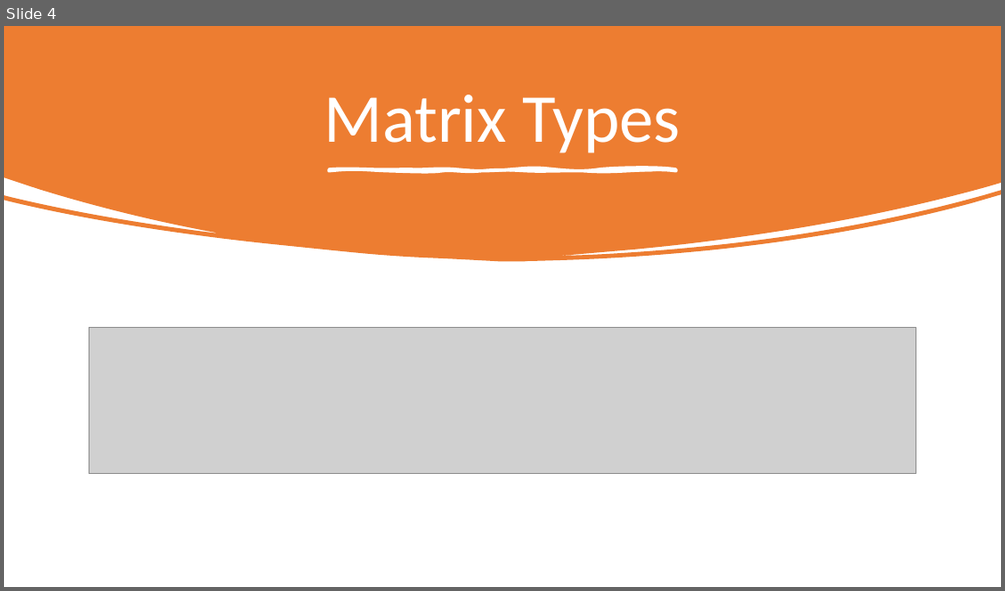
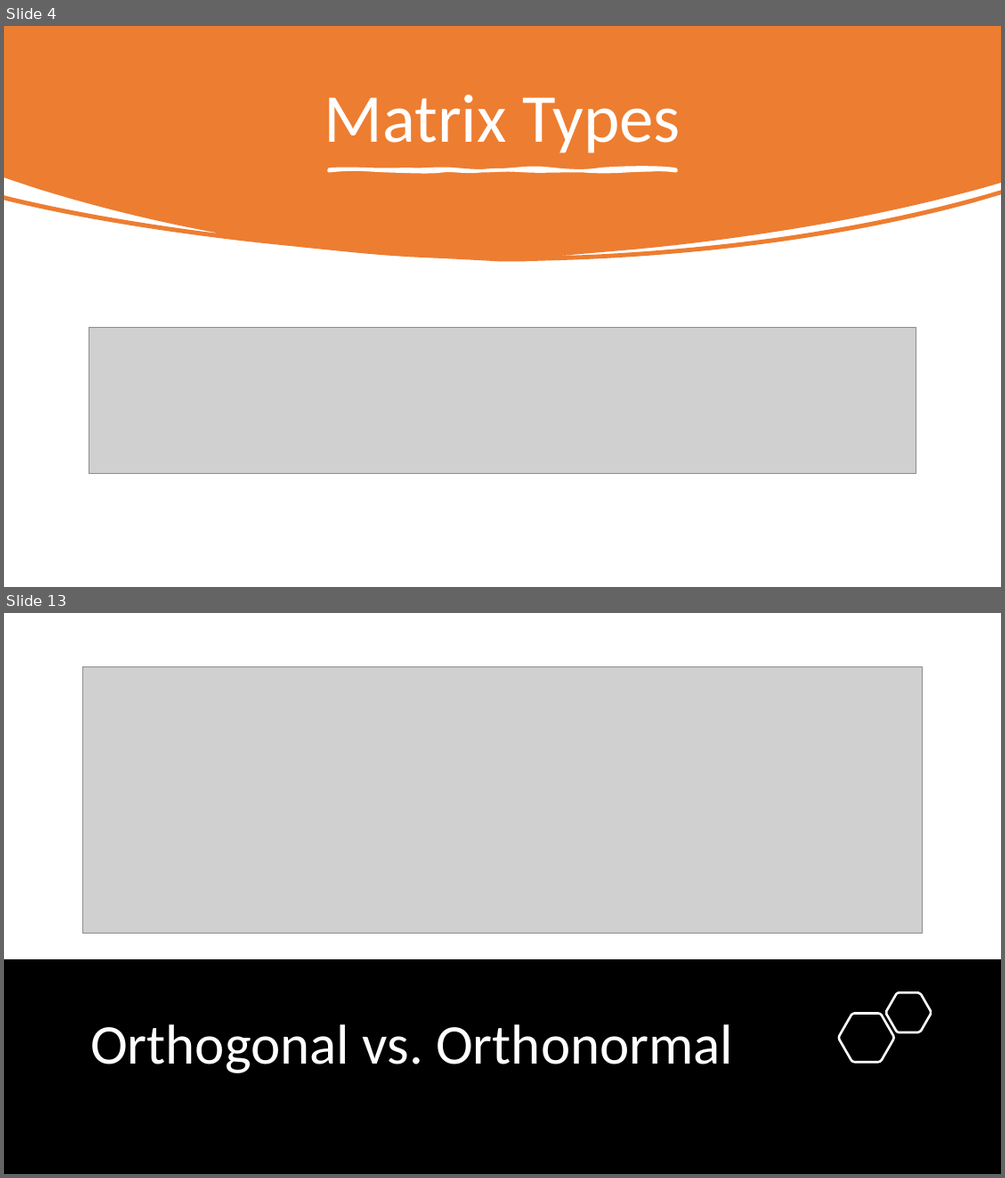
Before and after one commit to Jeffchen54/Linear-Definitions-and-Theorems, a slide deck: Unit 5-6 Definitions.pptx. Shown one above the other, each under a label of ours: slide 4 before the commit, slides 4 and 13 after it; the slides between them are not shown. The pictures are 1005x591 and 1005x1178 pixels, drawn with LibreOffice and Linux fonts; fonts in the diff are those of the drawing; grey boxes stand for pictures. Boxes give left, top, right and bottom in pixels: in the first picture for what was removed or moved away, otherwise in the second. Text is boxed around its words. In the diff, an @@ line names an element or a change of style, - is before the commit and + after.

```diff
--- a/Unit 5-6 Definitions.pptx
+++ b/Unit 5-6 Definitions.pptx
@@ slide 13 added at [4,613,1001,1174], background #FFFFFF @@
@@ picture added at [83,666,922,933] @@
@@ rectangle added at [4,959,1001,1174], fill #000000 @@
@@ freeform shape added at [886,993,931,1032], outline #FFFFFF 2.25 pt @@
@@ title added at [90,1024,733,1073], 54 pt, text #FFFFFF @@
+Orthogonal vs. Orthonormal
@@ freeform shape added at [839,1013,894,1062], outline #FFFFFF 2.25 pt @@
```
Also in this commit, not shown: 11 other slides added, 1 other file.
